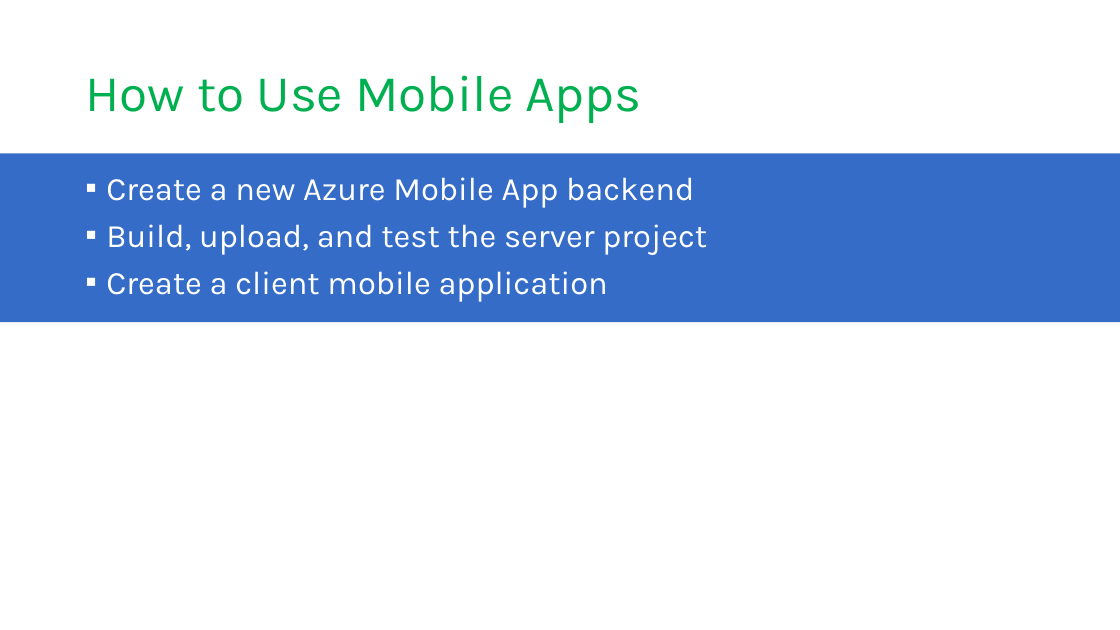
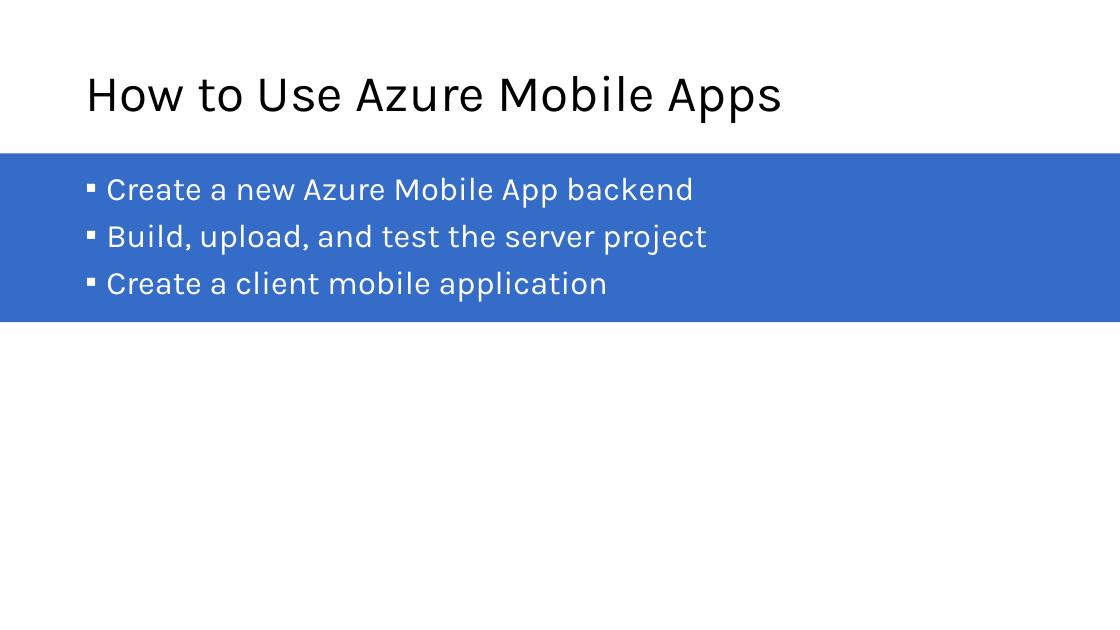
Before and after one commit to microsoft/AcademicContent, a slide deck: slide 17 of Instructor-Led/Module3/Lessons/Module3_Lesson12 Mobile Apps with Microsoft Azure App Service.pptx (slide 19 before the commit). Drawn at 1120x630 pixels with LibreOffice and Linux fonts; fonts in the diff are those of the drawing. Boxes give left, top, right and bottom in pixels: in the first picture for what was removed or moved away, otherwise in the second. Text is boxed around its words. In the diff, an @@ line names an element or a change of style, - is before the commit and + after.

```diff
--- a/Instructor-Led/Module3/Lessons/Module3_Lesson12 Mobile Apps with Microsoft Azure App Service.pptx
+++ b/Instructor-Led/Module3/Lessons/Module3_Lesson12 Mobile Apps with Microsoft Azure App Service.pptx
@@ title at bbox=[85, 75, 783, 123]: text changed; text colour #00B050 to #000000 @@
-How to Use Mobile Apps
+How to Use Azure Mobile Apps
```
Also in this commit, not shown: 12 other slides changed, 8 slides added, 9 slides removed.
